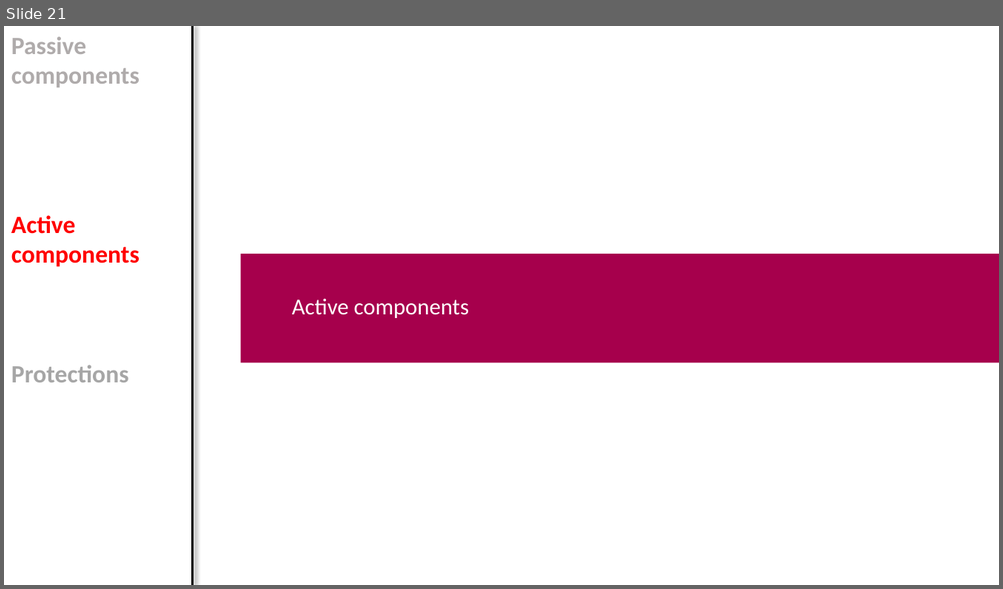
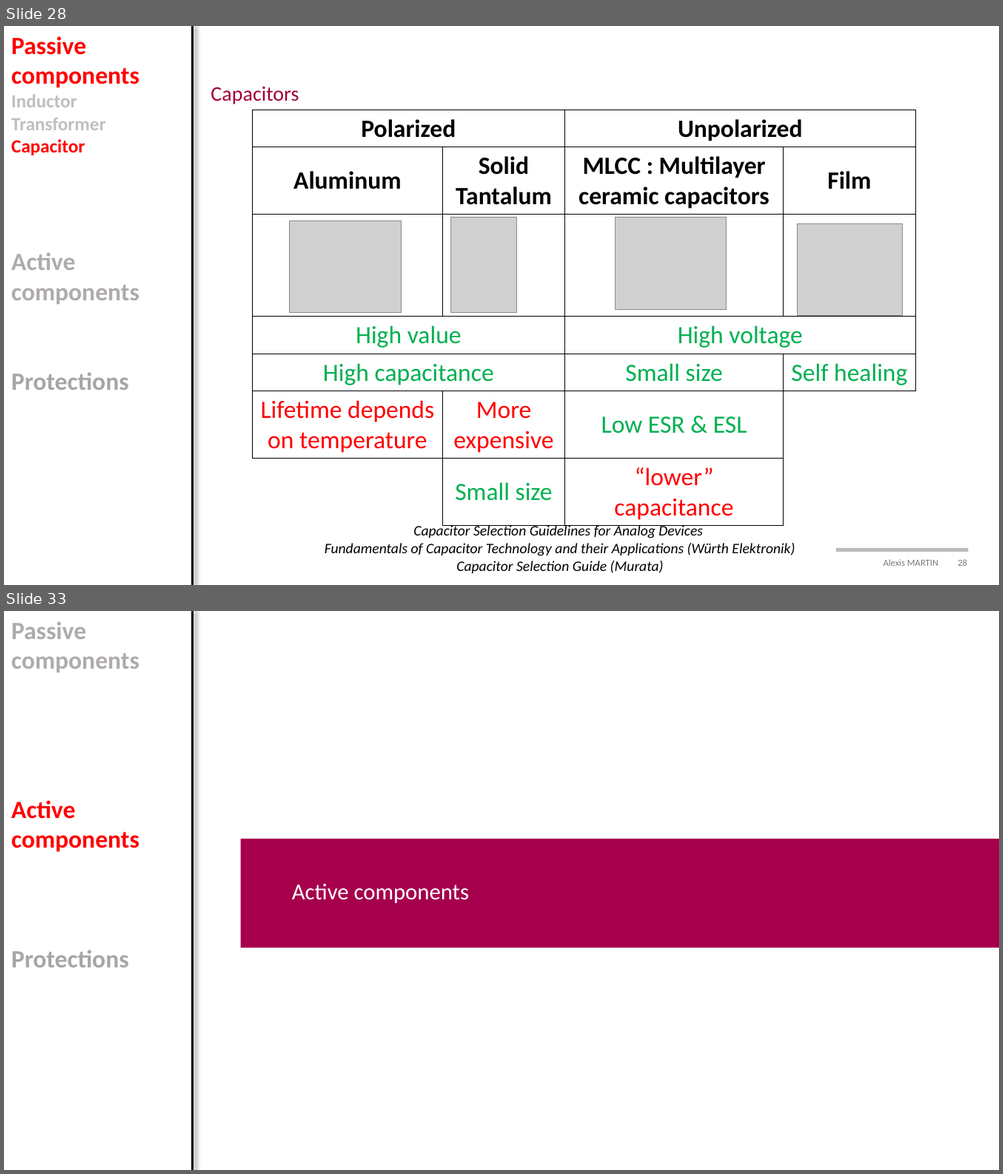
Before and after one commit to alexismartin46/Cours_Electronique_de_Puissance_FISE2, a slide deck: Cours/Cours3_components.pptx. Shown one above the other, each under a label of ours: slide 21 before the commit, slides 28 and 33 after it; the slides between them are not shown. The pictures are 1003x589 and 1003x1174 pixels, drawn with LibreOffice and Linux fonts; fonts in the diff are those of the drawing; grey boxes stand for pictures; background and template pictures are left out. Boxes give left, top, right and bottom in pixels: in the first picture for what was removed or moved away, otherwise in the second. Text is boxed around its words. In the diff, an @@ line names an element or a change of style, - is before the commit and + after.

```diff
--- a/Cours/Cours3_components.pptx
+++ b/Cours/Cours3_components.pptx
@@ slide 28 added at [4,26,999,585], background #FFFFFF @@
@@ text added at [11,36,139,390], 24 pt, text #FF0000, bold @@
+Passive components
+Inductor
+Transformer
+Capacitor
+Active components
+Protections
@@ line added from (192, 26) to (192, 585), #000000 2.25 pt @@
@@ text added at [210,86,299,104], 20 pt, text #9E003B @@
+Capacitors
@@ table added at [253,110,916,526], 7 rows, 4 columns @@
+Polarized |  | Unpolarized | 
+Aluminum | Solid Tantalum | MLCC : Multilayer ceramic capacitors | Film
+ |  |  | 
+High value |  | High voltage | 
+High capacitance |  | Small size | Self healing
+Lifetime depends on temperature | More expensive | Low ESR & ESL | 
+ | Small size | “lower” capacitance | 
@@ picture added at [289,221,401,312] @@
@@ picture added at [451,218,518,313] @@
@@ picture added at [615,218,727,310] @@
@@ picture added at [797,224,902,316] @@
@@ text added at [324,524,794,574], 14 pt, text #000000, italic @@
+Capacitor Selection Guidelines for Analog Devices
+Fundamentals of Capacitor Technology and their Applications (Würth Elektronik)
+Capacitor Selection Guide (Murata)
@@ rectangle added at [836,548,968,552], fill #777877 at 50% opacity @@
@@ page number added at [883,560,967,566], 9 pt, text #777877 @@
+Alexis MARTIN 28
@@ what was slide 21 is now slide 33 @@
```
Also in this commit, not shown: 17 slides changed, 12 other slides added, 1 slide removed.
